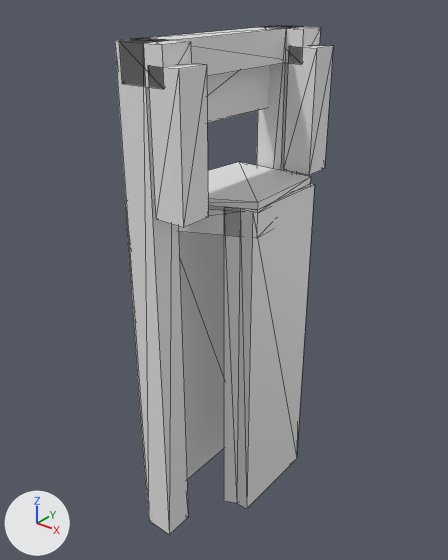
Renders of the glTF model models/vinkeveen/vinkeveen-gemeenlandsvaartbrug/vinkeveen-gemeenlandsvaartbrug.glb from each side of a commit.
Rendered twice from a 50 mm camera at (10.53, -13.18, 5.77) aimed at (-0.05, 0.04, -2.43). Lighting does not change. The marker at lower left points along +X, +Y and +Z. The first picture is the older version. Mesh edges are drawn as thin lines. Vertices at exactly the same position are counted once.

Names of what the first picture shows: 'building:balans', 'building:balans 2', 'building:contragewicht', 'building:hamei', 'building:hamei 2', 'building:hangstang', 'building:hangstang 2', 'building:portaal', 'road:dek', 'road:inrit', 'road:landhoofd (aangenomen)', 'road:landhoofd (aangenomen) 2'.
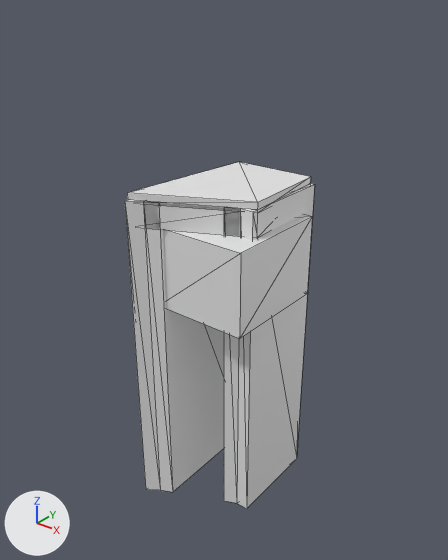
Pixel boxes [x1, y1, x2, y2] of what changed, in the pictures (448 x 560 px):
'building:hamei 2', deleted
    before: [115, 38, 188, 534]
'building:contragewicht', moved, rescaled
    before: [207, 66, 269, 123]
    after: [163, 215, 312, 339]
'building:hangstang 2', deleted
    before: [148, 63, 208, 228]
'building:hangstang', deleted
    before: [283, 45, 333, 175]
'building:portaal', deleted
    before: [133, 26, 288, 76]
'building:hamei', deleted
    before: [257, 25, 296, 173]
'building:balans 2', deleted
    before: [119, 38, 191, 89]
'building:balans', deleted
    before: [267, 26, 320, 64]

What changed in the scene script:
```text
Change me_contragewicht:
    used by ob_building_contragewicht; location = (0.0, 0.0, 0.0)
    remove me_contragewicht.from_pydata(...)  # 8 vertices, 12 faces; spans x -0.41..-0.19, y -2.45..2.45, z 2.33..4.08
    add me_contragewicht.from_pydata(...)  # 8 vertices, 12 faces; spans x -1.11..1.89, y -1.7..1.7, z -2.94..-0.44
    me_contragewicht part 1: the whole mesh is scaled about its middle by (13.6, 0.694, 1.43), then moved by (0.69, 0.0, -4.89)
Remove ob_building_hamei:
    ob_building_hamei = bpy.data.objects.new('building:hamei', me_hamei)
    ob_building_hamei.location = (0.0, 0.0, 0.0)
Remove ob_building_hamei_2:
    ob_building_hamei_2 = bpy.data.objects.new('building:hamei 2', me_hamei_2)
    ob_building_hamei_2.location = (0.0, 0.0, 0.0)
Remove ob_building_portaal:
    ob_building_portaal = bpy.data.objects.new('building:portaal', me_portaal)
    ob_building_portaal.location = (0.0, 0.0, 0.0)
Remove ob_building_balans:
    ob_building_balans = bpy.data.objects.new('building:balans', me_balans)
    ob_building_balans.location = (0.0, 0.0, 0.0)
Remove ob_building_hangstang:
    ob_building_hangstang = bpy.data.objects.new('building:hangstang', me_hangstang)
    ob_building_hangstang.location = (0.0, 0.0, 0.0)
Remove ob_building_balans_2:
    ob_building_balans_2 = bpy.data.objects.new('building:balans 2', me_balans_2)
    ob_building_balans_2.location = (0.0, 0.0, 0.0)
Remove ob_building_hangstang_2:
    ob_building_hangstang_2 = bpy.data.objects.new('building:hangstang 2', me_hangstang_2)
    ob_building_hangstang_2.location = (0.0, 0.0, 0.0)
```
